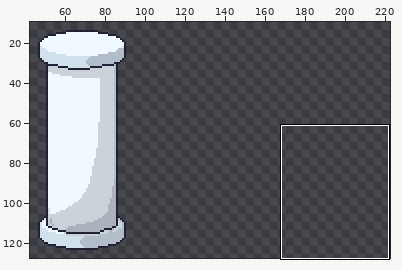
A sprite sheet gets an edit: static/assets/column.png. Above, an overview of the earlier version with the close-up marked.
Close-up. Old version:
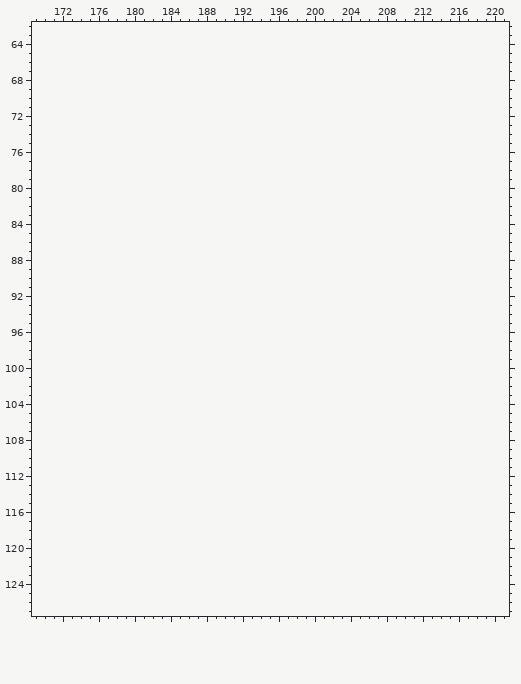
The file is 128x128 pixels. Colours within 5 levels of each other are drawn and written as one. Shown: x 169..221, y 62..127. The old version is drawn lined up with the new one, on the new canvas. The wide view leaves out empty margins.
After:
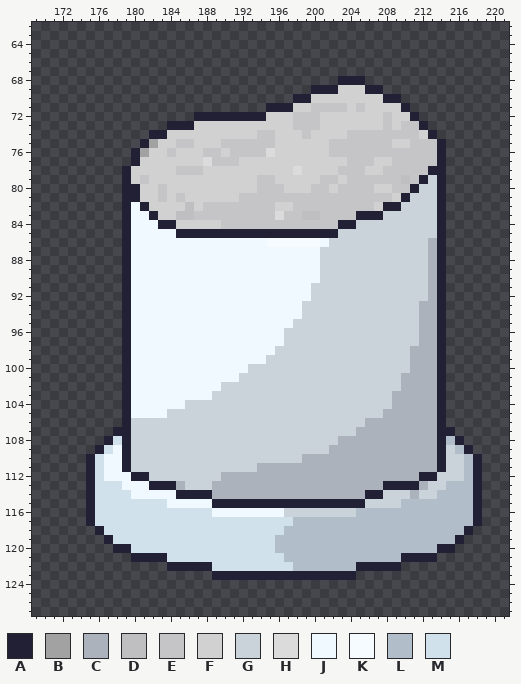
Palette (. is transparent): A #222034  B #a2a2a2  C #acb2bc  D #bfbec0  E #c5c5c7  F #d1d1d1  G #cad2da  H #dbdbdb  J #eff9ff  K #f6fbff  L #b1beca  M #d1e1eb
From old to new:
canvas 128x128 -> 256x128
Changed rows in their new state; - is an unchanged pixel.
first column x 175:
 68 ----------------------------AAA-------------
 69 -------------------------AAAFFFAA-----------
 70 -----------------------AAFFFFFFFFAA---------
 71 --------------------AAAFFEEEEFEFFFFA--------
 72 ------------AAAAAAAAFFFEEEFFFFFFFEFFA-------
 73 ---------AAAFFFFFFFFFFFEEEFFFFFFFEFEEA------
 74 -------AAFFFFFFFFFFEEFFFEFFFFEEEEEEEEFA-----
 75 ------ABFFEEFFFEEEEEEFFFFFFEEEEEEEFFEEEA----
 76 -----ABFFEFFFEEFEEEEHFFFFFFEEEEEEEEEEEEA----
 77 -----AFFFFFFFHEEEFFFFFFFFFFFFEEEFFEEEEEA----
 78 ----AFFFFFEEEFFFFFFFFFFHFFFFEEEFFEEEEEAA----
 79 ----AFEFFFFFFFFFFFFEEFFFFFEEFEEEEEEDEAGA----
 80 ----AAFFEFFFFFFFFFFEEEFFFEEFEEEEFFEEAGGA----
 81 ----AAFFEFEFFFFFFEEEEEEEEEEEEEEEEEFAGGGA----
 82 ----AJAFFFFDFEEEEEEEEFFEEEEEEEEEFAAGGGGA----
 83 ----AJJAFFDDEEEEEEEEEHEEDDEEEEAAAGGGGGGA----
 84 ----AJJJAAFFFFFEEEEEEEEEEEEEAAGGGGGGGGGA----
 85 ----AJJJJJAAAAAAAAAAAAAAAAAAGGGGGGGGGGGA----
 86 ----AJJJJJJJJJJJJJJJKKKKKKJGGGGGGGGGGGCA----
 87 ----AJJJJJJJJJJJJJJJJJJJJJGGGGGGGGGGGGCA----
 88 ----AJJJJJJJJJJJJJJJJJJJJJGGGGGGGGGGGGCA----
 89 ----AJJJJJJJJJJJJJJJJJJJJJGGGGGGGGGGGGCA----
 90 ----AJJJJJJJJJJJJJJJJJJJJJGGGGGGGGGGGGCA----
 91 ----AJJJJJJJJJJJJJJJJJJJJGGGGGGGGGGGGGCA----
 92 ----AJJJJJJJJJJJJJJJJJJJJGGGGGGGGGGGGGCA----
 93 ----AJJJJJJJJJJJJJJJJJJJGGGGGGGGGGGGGCCA----
 94 ----AJJJJJJJJJJJJJJJJJJJGGGGGGGGGGGGGCCA----
 95 ----AJJJJJJJJJJJJJJJJJJGGGGGGGGGGGGGGCCA----
 96 ----AJJJJJJJJJJJJJJJJJGGGGGGGGGGGGGGGCCA----
 97 ----AJJJJJJJJJJJJJJJJJGGGGGGGGGGGGGGGCCA----
 98 ----AJJJJJJJJJJJJJJJJGGGGGGGGGGGGGGGCCCA----
 99 ----AJJJJJJJJJJJJJJJGGGGGGGGGGGGGGGGCCCA----
100 ----AJJJJJJJJJJJJJGGGGGGGGGGGGGGGGGGCCCA----
101 ----AJJJJJJJJJJJJGGGGGGGGGGGGGGGGGGCCCCA----
102 ----AJJJJJJJJJJGGGGGGGGGGGGGGGGGGGGCCCCA----
103 ----AJJJJJJJJJGGGGGGGGGGGGGGGGGGGGCCCCCA----
104 ----AJJJJJJGGGGGGGGGGGGGGGGGGGGGGGCCCCCA----
105 ----AJJJJGGGGGGGGGGGGGGGGGGGGGGGGCCCCCCA----
106 ----AGGGGGGGGGGGGGGGGGGGGGGGGGGCCCCCCCCA----
107 ---AAGGGGGGGGGGGGGGGGGGGGGGGGGCCCCCCCCCAA---
108 --AMAGGGGGGGGGGGGGGGGGGGGGGGCCCCCCCCCCCALA--
109 -AMJAGGGGGGGGGGGGGGGGGGGGGGCCCCCCCCCCCCAGLA-
110 AMJJAGGGGGGGGGGGGGGGGGGGCCCCCCCCCCCCCCCAGGLA
111 AMJJAGGGGGGGGGGGGGGCCCCCCCCCCCCCCCCCCCCAGGLA
112 AMJJJAAGGGGGGGGCCCCCCCCCCCCCCCCCCCCCCAAGGGLA
113 AMMMJJJAAACGGGCCCCCCCCCCCCCCCCCCCAAAACGGLLLA
114 AMMMMJJJJJAAAACCCCCCCCCCCCCCCCCAAGGGCGGLLLLA
115 AMMMMMMMMJJJJJAAAAAAAAAAAAAAAAAGGGGLLLLLLLLA
116 AMMMMMMMMMMMMMJJJJJJJJGGGGGGGGLLLLLLLLLLLLLA
117 AMMMMMMMMMMMMMMMMMMMMMMLLLLLLLLLLLLLLLLLLLLA
118 -AMMMMMMMMMMMMMMMMMMMMLLLLLLLLLLLLLLLLLLLLA-
119 --AMMMMMMMMMMMMMMMMMMLLLLLLLLLLLLLLLLLLLLA--
120 ---AAMMMMMMMMMMMMMMMMLLLLLLLLLLLLLLLLLLAA---
121 -----AAAAMMMMMMMMMMMMMLLLLLLLLLLLLLAAAA-----
122 ---------AAAAAMMMMMMMMMLLLLLLLAAAAA---------
123 --------------AAAAAAAAAAAAAAAA--------------
Pixel boxes of the changes (left, top, right, bottom) in both close-ups:
added: (86, 76, 482, 580)
